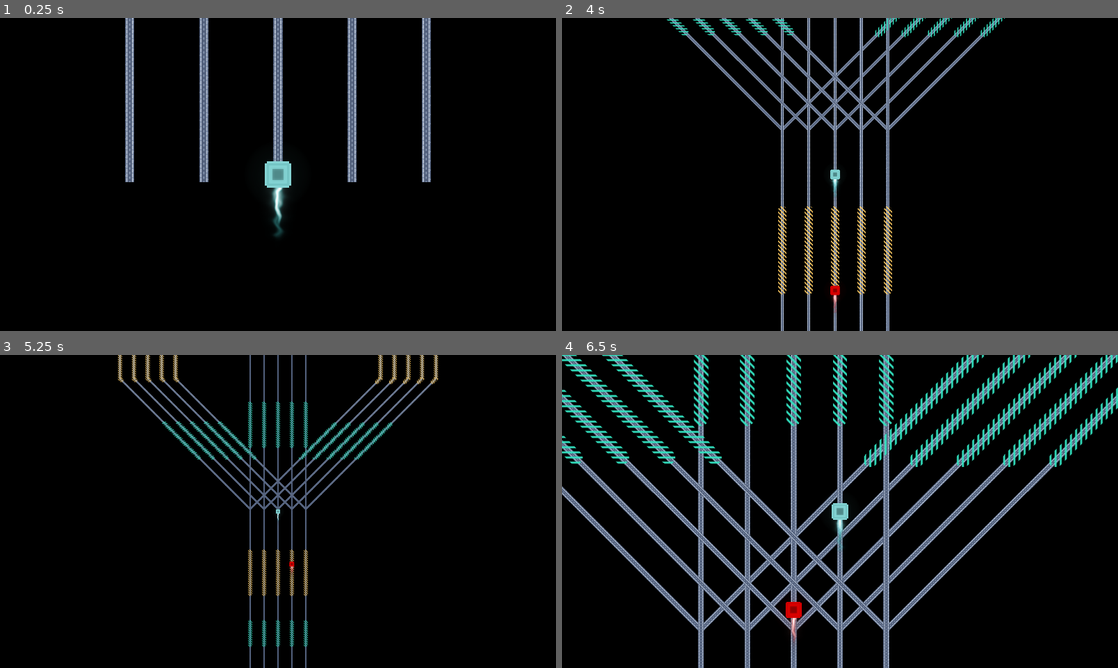
Above: before the commit, frames 1-4 (two rows, left to right).
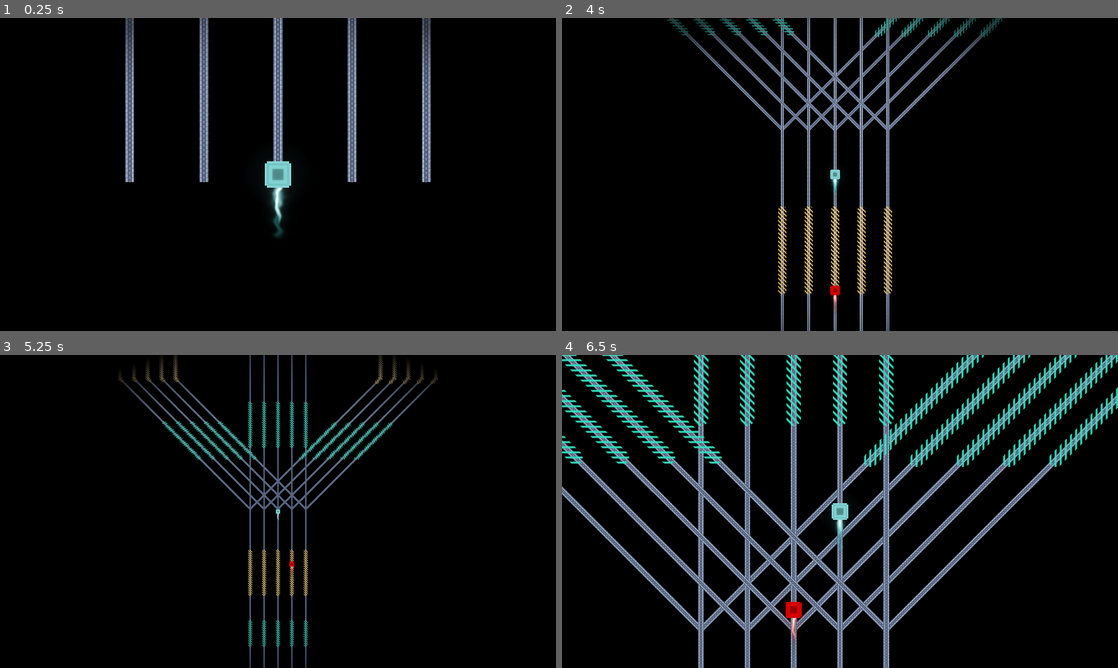
Above: after the commit, the same moments.

Repository: elpozewaunig/LanLinerReconciliation
Game: Godot game, scene res://scenes/main.tscn
The game is run twice, just before and just after one commit, with the same random seed, the same clock (stepped at 60 frames per second) and the same inputs.
Inputs:
- Up to frame 1 (0.25 s): no input
- Up to frame 2 (4 s): hold Right (ui_right) 0.53-1.28 s; hold Left (ui_left) 1.28-2.03 s; hold Right (ui_right) 2.03-2.78 s; hold Up (ui_up) 2.78-3.53 s; hold Left (ui_left) from 3.53 s (still down)
- Up to frame 3 (5.25 s): keep holding Left (ui_left)
- Up to frame 4 (6.5 s): release Left (ui_left) at 5.78 s; hold Right (ui_right) from 5.78 s (still down)

The runs differ from the first frame. In frame 1, 0.7% of the frame differs, in the area x 22-78%, y 0-20%; in frame 2, 1.3%, in the area x 18-80%, y 0-100%; in frame 3, 1.1%; in frame 4, nothing differs.

Commit message:
Add vignette when making major choice

Diff:
--- a/scenes/player.tscn
+++ b/scenes/player.tscn
@@ -1,7 +1,8 @@
-[gd_scene load_steps=13 format=3 uid="uid://dc7aktr1f5opg"]
+[gd_scene load_steps=14 format=3 uid="uid://dc7aktr1f5opg"]
 
 [ext_resource type="Script" path="res://scripts/Player.gd" id="1_gyboe"]
 [ext_resource type="Script" path="res://scripts/Camera.gd" id="3_16twk"]
+[ext_resource type="Texture2D" uid="uid://bv2en2yvl0kvo" path="res://assets/vignette.png" id="3_74b6m"]
 [ext_resource type="Texture2D" uid="uid://crf3x1a6mm6b5" path="res://assets/player.png" id="3_oj2jm"]
 [ext_resource type="Texture2D" uid="uid://clplopyknmamn" path="res://assets/trialsheet.png" id="4_gc2fj"]
 [ext_resource type="Script" path="res://scripts/TrailAnimation.gd" id="5_3ppbk"]
@@ -59,6 +60,9 @@
 [node name="Camera2D" type="Camera2D" parent="."]
 script = ExtResource("3_16twk")
 
+[node name="Vignette" type="Sprite2D" parent="Camera2D"]
+texture = ExtResource("3_74b6m")
+
 [node name="Node2D" type="Node2D" parent="."]
 
 [node name="Triangle" type="Sprite2D" parent="Node2D"]
--- a/scripts/Camera.gd
+++ b/scripts/Camera.gd
@@ -1,4 +1,6 @@
 extends Camera2D
+
+@onready var vignette = $Vignette
 
 @export var transition_speed = 300
 
@@ -9,6 +11,9 @@
 
 # Called every frame. 'delta' is the elapsed time since the previous frame.
 func _process(delta):
+
+	vignette.scale.x = 1/zoom.x
+	vignette.scale.y = 1/zoom.y
 
 	# Gradually move camera back to relative zero on the x-axis
 	if position.x > 0:
--- a/scripts/Player.gd
+++ b/scripts/Player.gd
@@ -19,8 +19,16 @@
 func _process(delta):
 	super._process(delta)
 
+	var vignette = camera.get_node("Vignette")
+
 	# If progress nears the current path's end, slow down
 	if progress_ratio > 0.75 and branch_choice == null and total_progress >= game_manager.enemy.total_progress and branches.has("SChild"):
+		# Show vignette
+		vignette.show()
+		vignette.modulate.a += delta * 2
+		if vignette.modulate.a > 1:
+			vignette.modulate.a = 1
+
 		game_manager.tick_speed -= delta
 		if game_manager.tick_speed < 0.3:
 			game_manager.tick_speed = 0.3
@@ -38,6 +46,12 @@
 
 	# Speed back up
 	else:
+		# Hide vignette
+		vignette.modulate.a -= delta * 2
+		if vignette.modulate.a <= 0:
+			vignette.modulate.a = 0
+			camera.get_node("Vignette").hide()
+
 		game_manager.tick_speed += delta
 		if  game_manager.tick_speed > 1:
 			game_manager.tick_speed = 1
Binary file added: assets/vignette.png
Not shown, added: assets/vignette.png.import
Binary file added: assets/vignette2.png
Not shown, added: assets/vignette2.png.import
